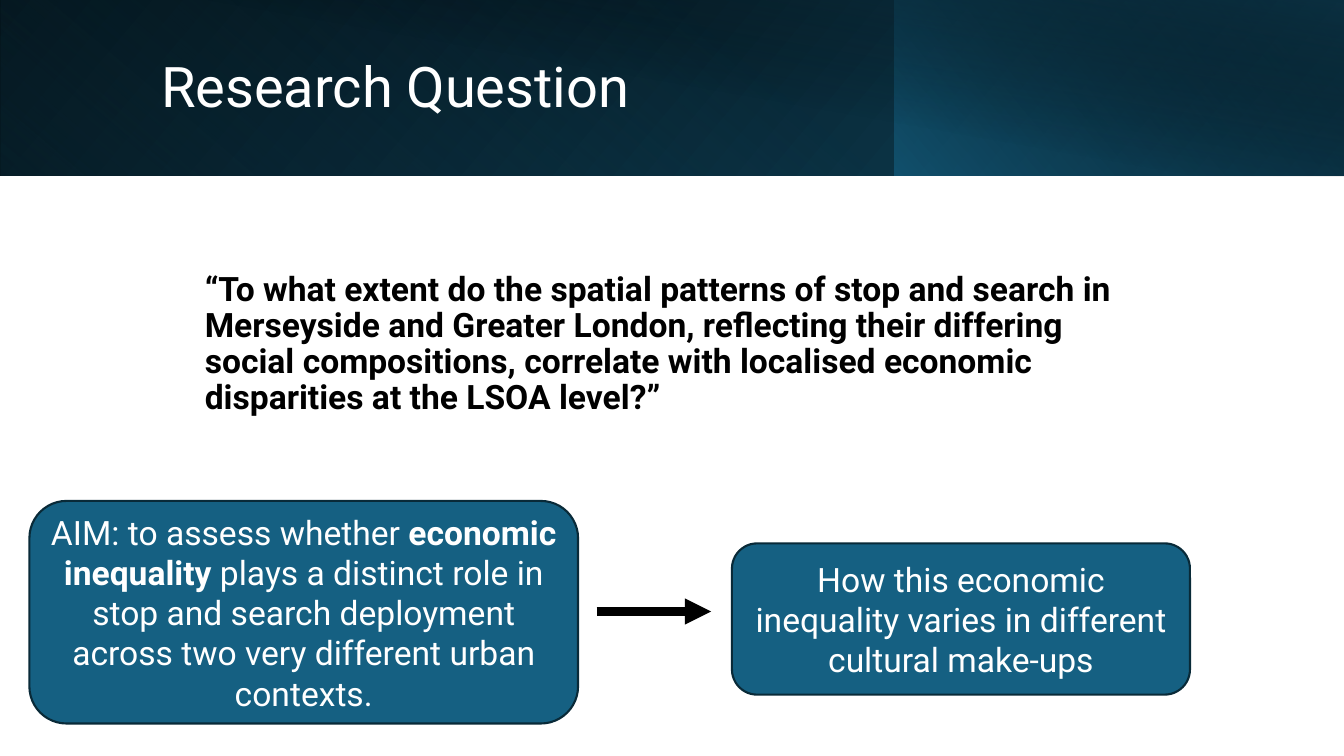
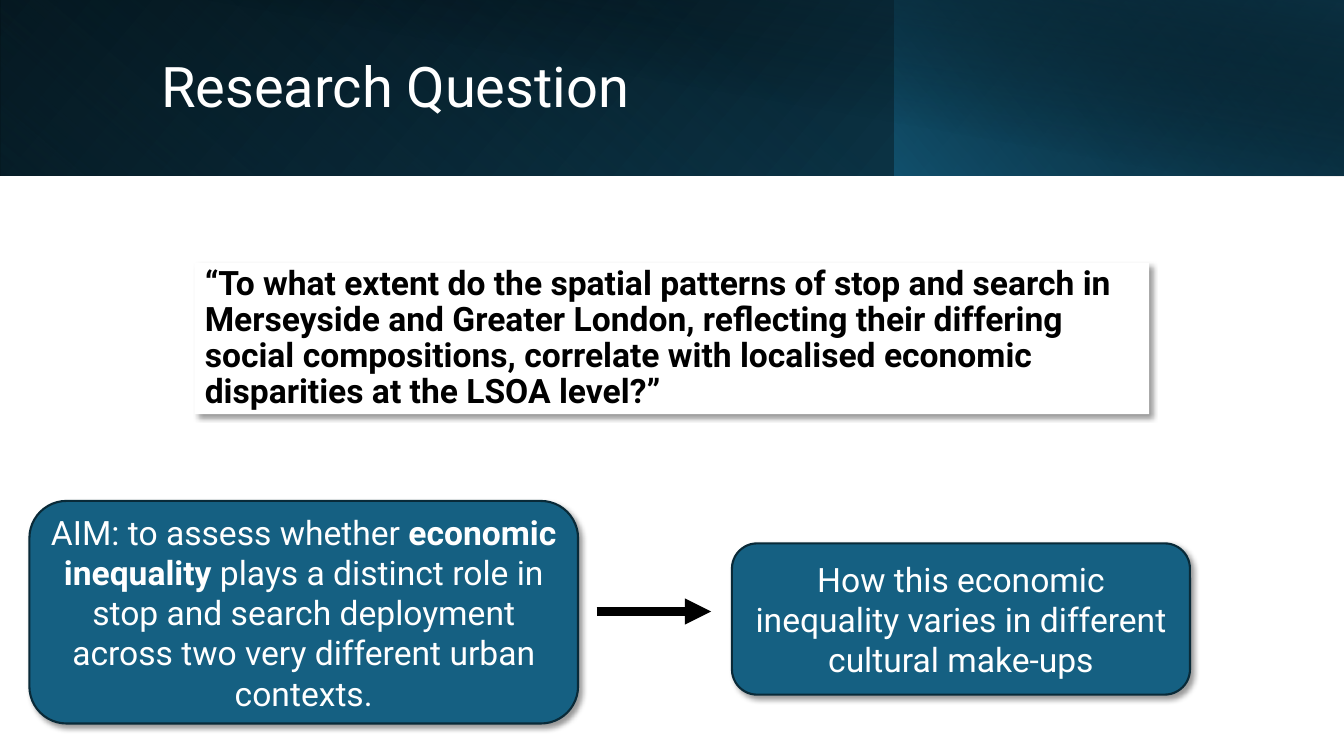
Before and after one commit to KofiBartonByfield/Dissertation, a slide deck: slide 4 of documents/The Price of Policing.pptx. Drawn at 1344x756 pixels with LibreOffice and Linux fonts; fonts in the diff are those of the drawing. Boxes give left, top, right and bottom in pixels: in the first picture for what was removed or moved away, otherwise in the second. Text is boxed around its words. In the diff, an @@ line names an element or a change of style, - is before the commit and + after.

```diff
--- a/documents/The Price of Policing.pptx
+++ b/documents/The Price of Policing.pptx
@@ text "“To what extent do the ...": place and size @@
-text "“To what extent do the ..." at (205, 275, 1111, 416)
+text "“To what extent do the ..." at (195, 263, 1149, 414)
@@ text "“To what extent do the ..." at (195, 263, 1149, 414): fill none to #FFFFFF; shadow on @@
@@ rounded rectangle "AIM: to assess whether economic ..." at (29, 501, 578, 724): shadow on @@
@@ rounded rectangle "How this economic inequality varies ..." at (732, 543, 1190, 695): shadow on @@
```
Also in this commit, not shown: 4 other slides changed, 4 slides added, 5 other files.
